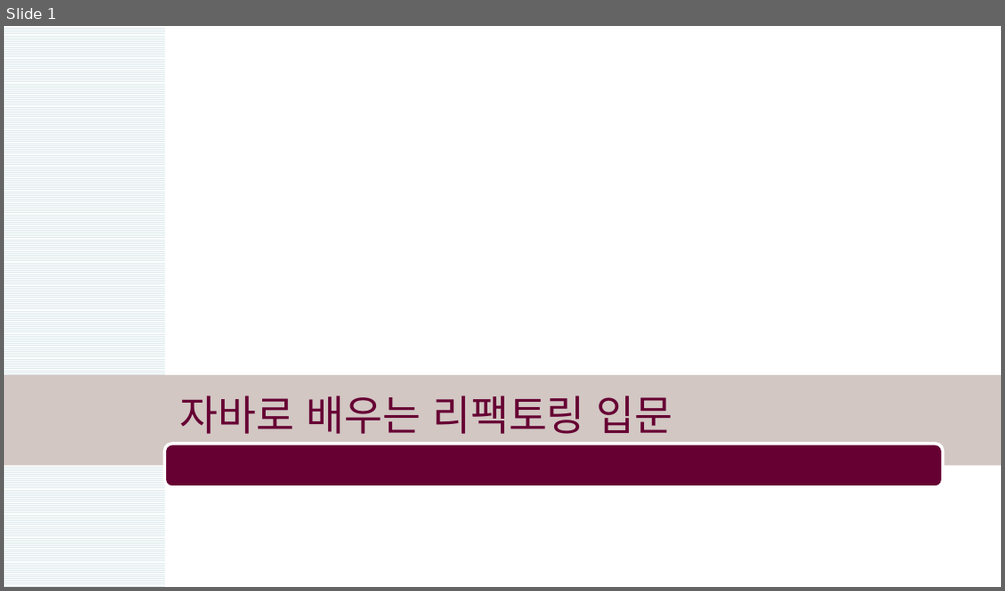
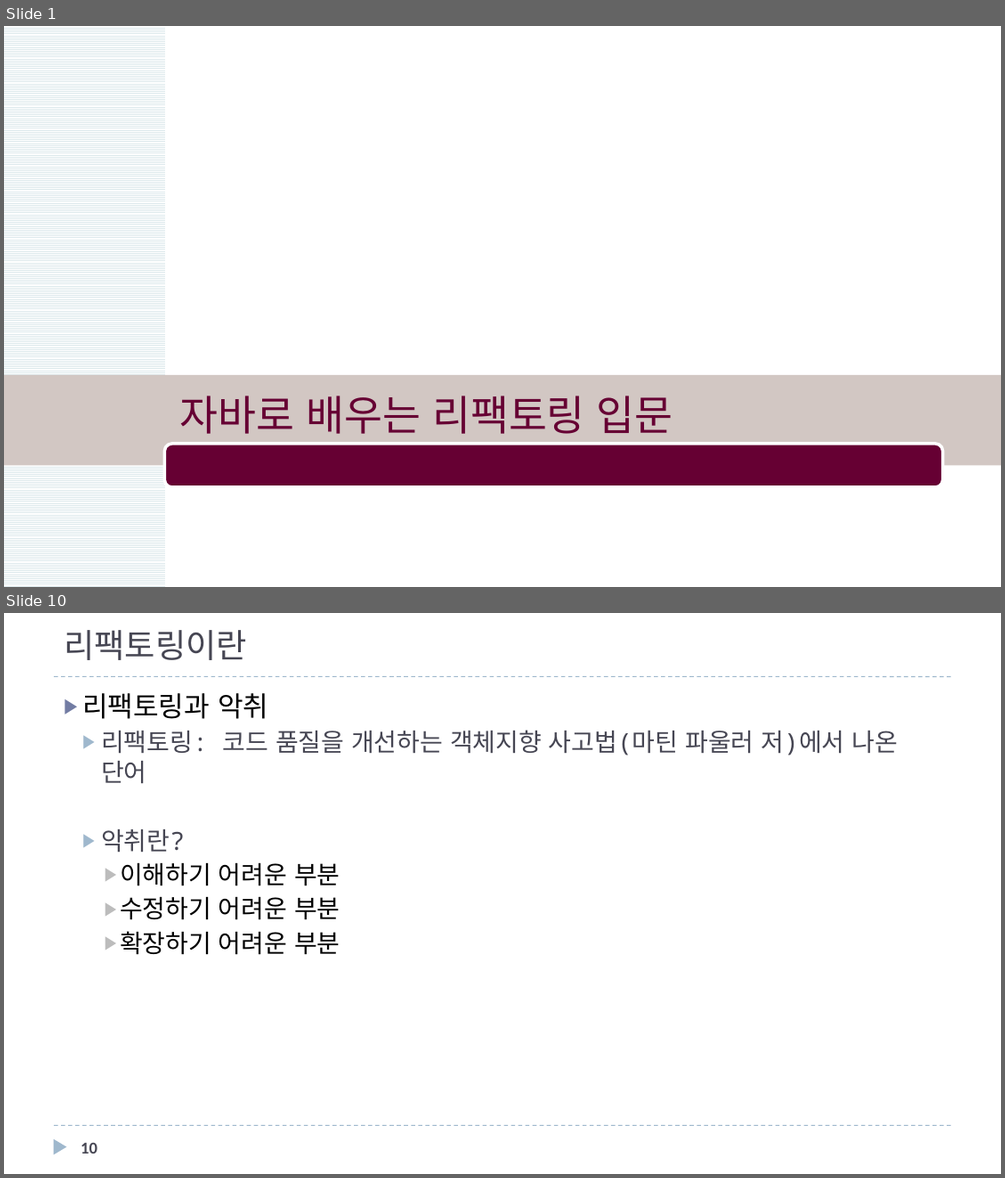
Before and after one commit to mkgungor/refactoring_java, a slide deck: ppt/자바로 배우는 리팩토링 입문.pptx. Shown one above the other, each under a label of ours: slide 1 before the commit, slides 1 and 10 after it; the slides between them are not shown. The pictures are 1005x591 and 1005x1178 pixels, drawn with LibreOffice and Linux fonts; fonts in the diff are those of the drawing; background and template pictures are left out. Boxes give left, top, right and bottom in pixels: in the first picture for what was removed or moved away, otherwise in the second. Text is boxed around its words. In the diff, an @@ line names an element or a change of style, - is before the commit and + after.

```diff
--- a/ppt/자바로 배우는 리팩토링 입문.pptx
+++ b/ppt/자바로 배우는 리팩토링 입문.pptx
@@ slide 10 added at [4,613,1001,1174], background #FFFFFF @@
@@ title added at [64,630,247,660], 24 pt, text #464653 @@
+리팩토링이란
@@ line added from (54, 677) to (951, 677), #9FB8CD 0.75 pt dashed @@
@@ text added at [82,693,898,955], 18 pt, text #464653 @@
+▶ 리팩토링과 악취
+  ▶ 리팩토링: 코드 품질을 개선하는 객체지향 사고법(마틴 파울러 저)에서 나온 단어
+  ▶ 악취란?
+    ▶ 이해하기 어려운 부분
+    ▶ 수정하기 어려운 부분
+    ▶ 확장하기 어려운 부분
@@ triangle added at [53,1139,66,1155], fill #9FB8CD @@
@@ line added from (54, 1126) to (951, 1126), #9FB8CD 0.75 pt dashed @@
@@ page number added at [81,1143,97,1153], 12 pt, text #464653, bold @@
+10
```
Also in this commit, not shown: 1 slide changed, 10 other slides added.
